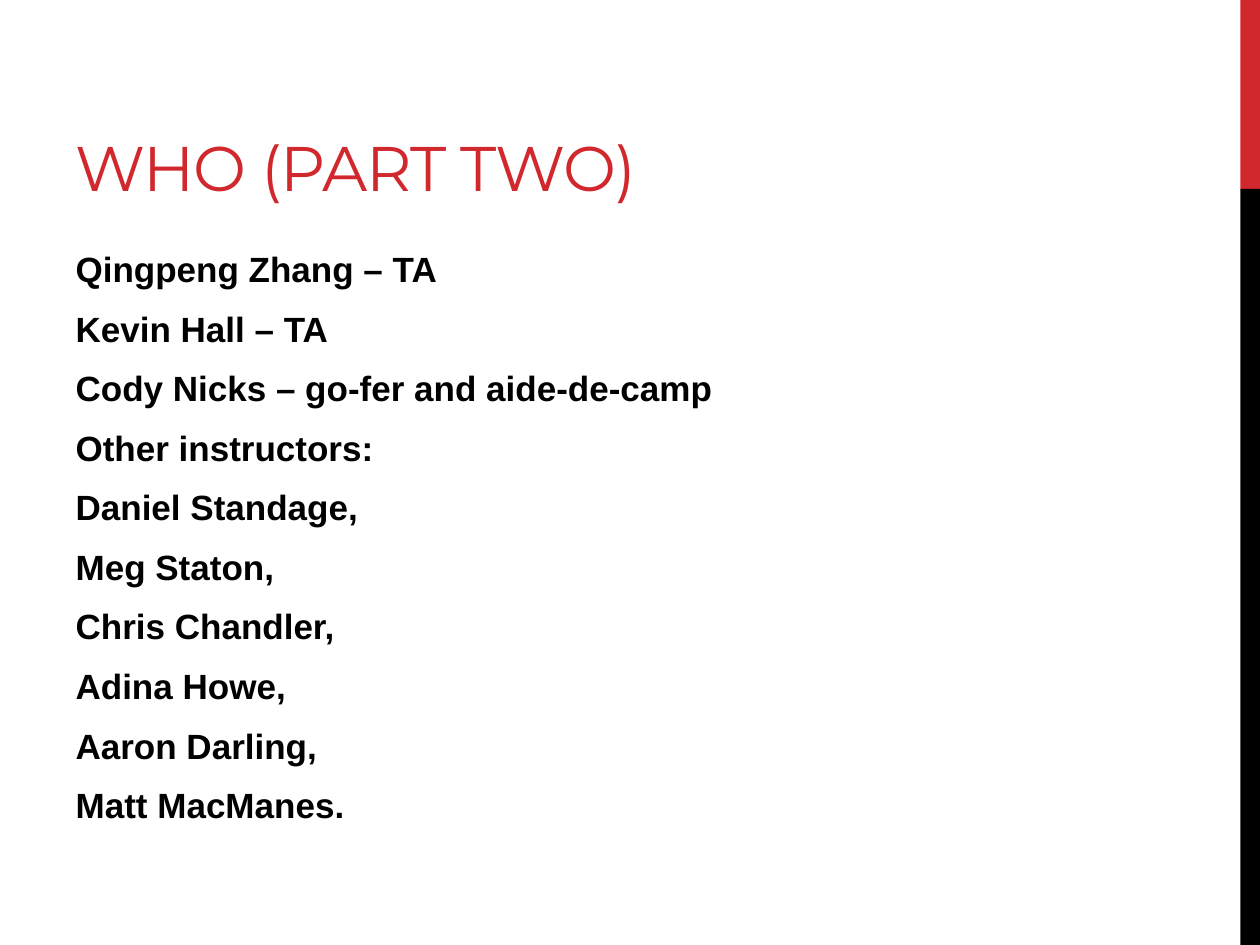
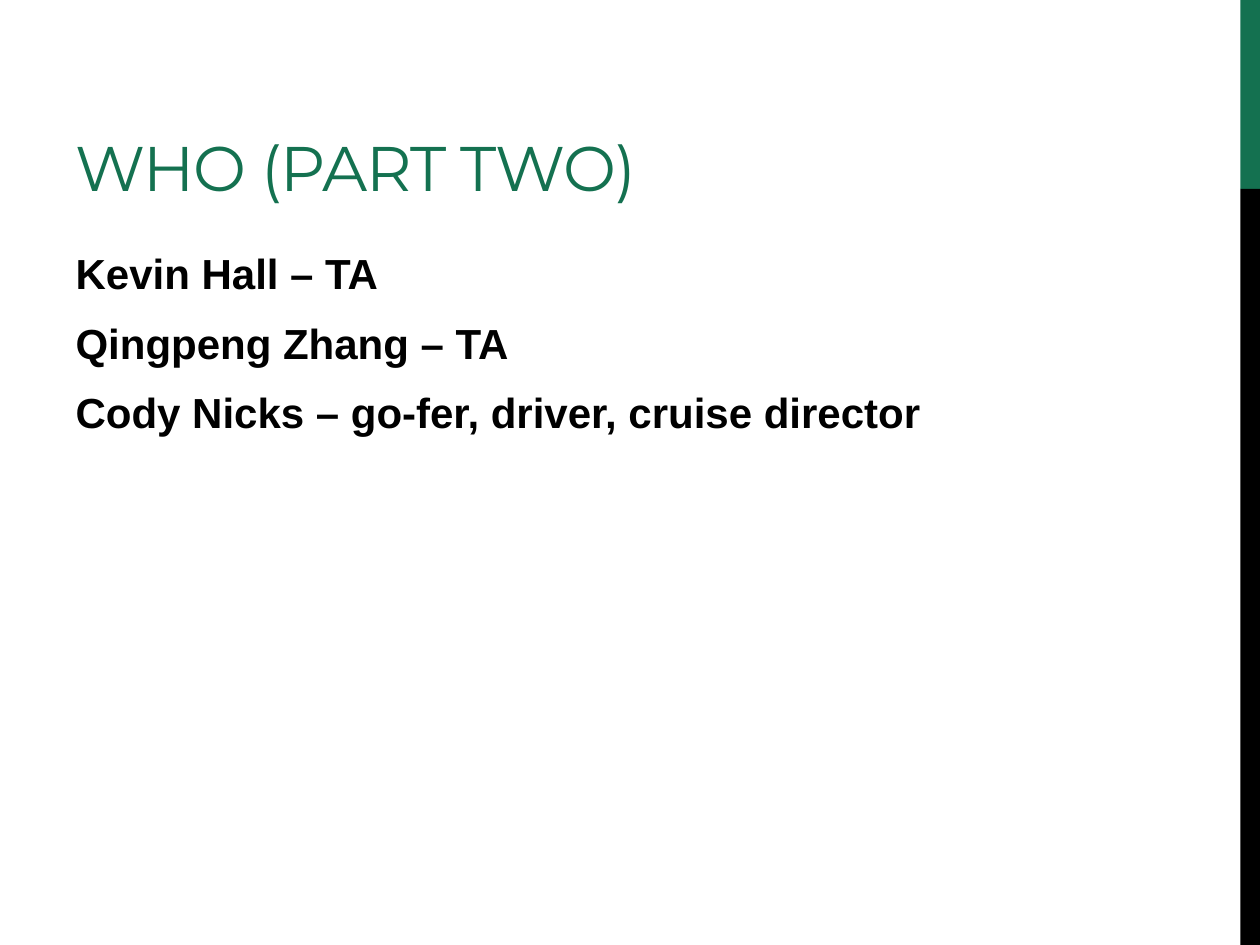
Before and after one commit to edamame-course/docs, a slide deck: slide 9 of extra/Presentations/2014-lecture1-edamame-welcome.ppt. Drawn at 1260x945 pixels with LibreOffice and Linux fonts; fonts in the diff are those of the drawing. Boxes give left, top, right and bottom in pixels: in the first picture for what was removed or moved away, otherwise in the second. Text is boxed around its words. In the diff, an @@ line names an element or a change of style, - is before the commit and + after.

```diff
--- a/extra/Presentations/2014-lecture1-edamame-welcome.ppt
+++ b/extra/Presentations/2014-lecture1-edamame-welcome.ppt
@@ title "WHO (PART TWO)" at box(76, 144, 637, 204): text colour #D1282E to #147150 @@
@@ rectangle at box(1240, 0, 1260, 189): fill #D1282E to #147150 @@
@@ text at box(76, 258, 378, 290): paragraph added @@
+Kevin Hall – TA
@@ text at box(76, 328, 509, 367): size 20 to 24 pt in "Qingpeng Zhang – TA" @@
@@ text at box(76, 397, 920, 436): text changed; size 20 to 24 pt @@
-Kevin Hall – TA
-Cody Nicks – go-fer and aide-de-camp
-Other instructors:
-Daniel Standage,
-Meg Staton,
-Chris Chandler,
-Adina Howe,
-Aaron Darling,
-Matt MacManes.
+Cody Nicks – go-fer, driver, cruise director
```
Also in this commit, not shown: 16 other slides changed, 2 slides added, 1 slide removed, 1 other file.
